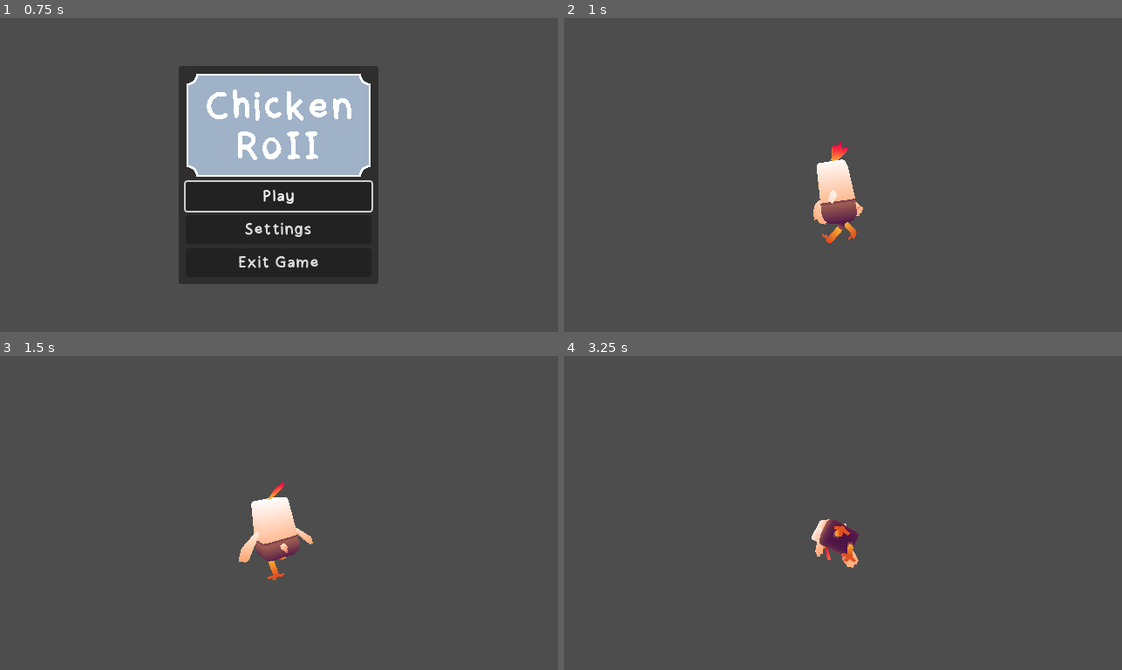
Above: before the commit, frames 1-4 (two rows, left to right).
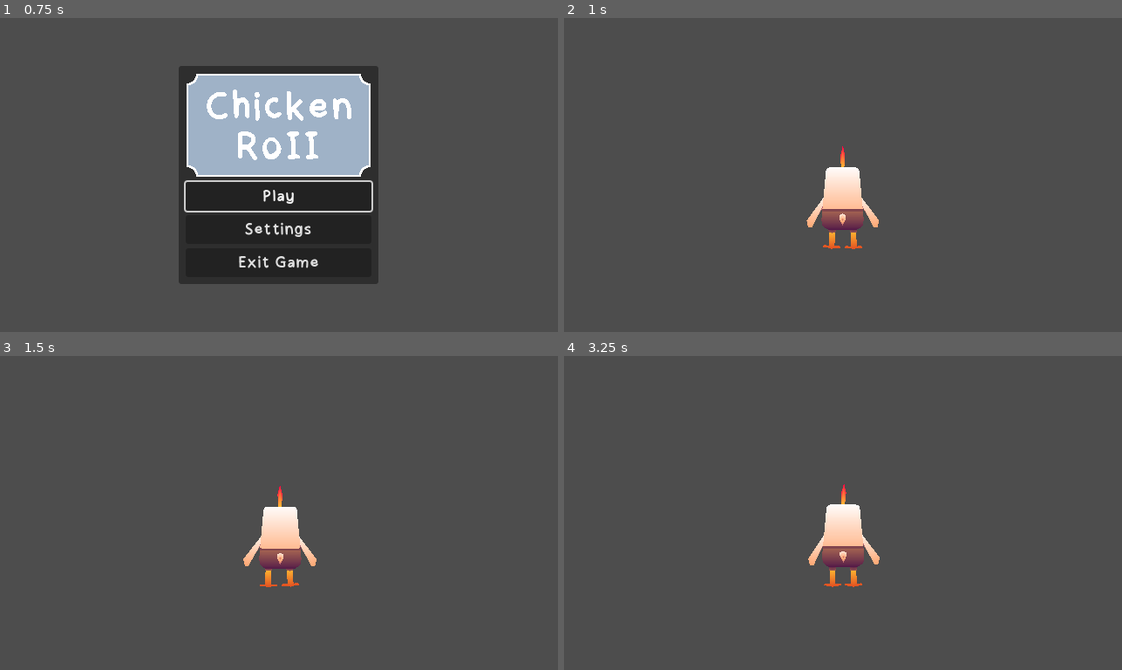
Above: after the commit, the same moments.

Repository: Cucumber-Maki/UoP-2025
Game: Godot game, scene res://scenes/splashScreen/splashScreen.tscn
The game is run twice, just before and just after one commit, with the same random seed, the same clock (stepped at 60 frames per second) and the same inputs.
Inputs (mouse positions are in pixels of both pictures, inside the frame that each line leads up to):
- Up to frame 1 (0.75 s): tap Enter at 0.5 s; move the mouse to (401, 159) at 0.52 s; hold D (player_move_right) from 0.53 s (still down); tap E (player_interact) at 0.6 s
- Up to frame 2 (1 s): keep holding D (player_move_right); tap Space (player_move_jump) at 0.77 s
- Up to frame 3 (1.5 s): move the mouse to (251, 513) at 1.27 s; release D (player_move_right) at 1.28 s; hold W (player_move_forward) from 1.28 s (still down); tap E (player_interact) at 1.35 s
- Up to frame 4 (3.25 s): keep holding W (player_move_forward); tap Space (player_move_jump) at 1.52, 3.02 s; move the mouse to (854, 506) at 2.02 s; tap E (player_interact) at 2.1, 2.85 s; move the mouse to (837, 519) at 2.77 s

Frame 1 is identical in both runs. In frame 2, 1.5% of the frame differs, in the area x 43-57%, y 39-74%; in frame 3, 1.7%; in frame 4, 1.9%, in the area x 43-57%, y 40-74%.
Error after the commit: Parse Error: Identifier "interactableAreas" not declared in the current scope. (res://assets/entities/player/player.gd:72)

Commit message:
refactor: change baseInteractable to interactComponent
changed from an inheritence architecture to a component architecture, we should just need to attach an interactComponent and connect its trigger to whatever function we need running.

Diff:
--- a/assets/entities/baseInteractable/baseInteractable.gd
+++ /dev/null
@@ -1,24 +0,0 @@
-extends Area3D
-class_name BaseInteractable;
-
-func _ready() -> void:
-	add_to_group("Interactables")
-
-
-###########################
-
-# template function, overwrite me!
-func interact() -> void:
-	pass;
-
-###########################
-
-
-func _on_body_entered(body: Node3D) -> void:
-	if body.is_in_group("Player"):
-		body.addInteractableArea(self);
-
-
-func _on_body_exited(body: Node3D) -> void:
-	if body.is_in_group("Player"):
-		body.removeInteractableArea(self);
--- /dev/null
+++ b/assets/entities/baseInteractable/interactComponent.gd
@@ -0,0 +1,25 @@
+extends Area3D
+class_name InteractComponent;
+
+signal interactTrigger();
+
+func _ready() -> void:
+	pass;
+
+###########################
+
+func interact():
+	interactTrigger.emit()
+###########################
+
+
+func _on_body_entered(body: Node3D) -> void:
+	var playerBody := body as Player
+	if playerBody != null:
+		playerBody.addInteractableArea(self);
+
+
+func _on_body_exited(body: Node3D) -> void:
+	var playerBody := body as Player
+	if playerBody != null:
+		playerBody.removeInteractableArea(self);
--- a/assets/entities/baseInteractable/baseInteractable.tscn
+++ b/assets/entities/baseInteractable/interactComponent.tscn
@@ -1,9 +1,9 @@
 [gd_scene load_steps=2 format=3 uid="uid://mrnw8gskf2k5"]
 
-[ext_resource type="Script" uid="uid://en7ok6xt5q5x" path="res://assets/entities/baseInteractable/baseInteractable.gd" id="1_adhkk"]
+[ext_resource type="Script" uid="uid://en7ok6xt5q5x" path="res://assets/entities/baseInteractable/interactComponent.gd" id="1_5i7gg"]
 
-[node name="BaseInteractable" type="Area3D"]
-script = ExtResource("1_adhkk")
+[node name="interactComponent" type="Area3D"]
+script = ExtResource("1_5i7gg")
 
 [connection signal="body_entered" from="." to="." method="_on_body_entered"]
 [connection signal="body_exited" from="." to="." method="_on_body_exited"]
--- a/assets/entities/player/player.gd
+++ b/assets/entities/player/player.gd
@@ -1,4 +1,5 @@
 extends EntityBase
+class_name Player;
 
 ################################################################################
 
@@ -53,24 +54,23 @@
 	handleInteract()
 
 	m_jumpInput = false;
+	m_interactInput = false;
 
 ################################################################################
-# WARNING if there is more than one baseInteractable with intersecting areas,
+# WARNING if there is more than one InteractComponent with intersecting areas,
 # the one entered first should win
-var interactableAreas : Array[Area3D] = [];
+var interactableComponents : Array[InteractComponent] = [];
 
-func addInteractableArea(area : Area3D) -> void:
-	interactableAreas.push_back(area)
+func addInteractableArea(interactable : InteractComponent) -> void:
+	interactableComponents.push_back(interactable)
 
-func removeInteractableArea(area : Area3D) -> void:
-	interactableAreas.erase(area)
+func removeInteractableArea(interactable : InteractComponent) -> void:
+	interactableComponents.erase(interactable)
 
 func handleInteract() -> void:
 	if !m_interactInput: return;
-	m_interactInput = false;
-
-	if interactableAreas.size() > 0:
-		interactableAreas[0].interact();
+	if interactableAreas.size() <= 0: return;
+	interactableAreas[0].interact();
 
 ################################################################################
 
--- a/project.godot
+++ b/project.godot
@@ -52,11 +52,6 @@
 [filesystem]
 
 import/blender/enabled=false
-
-[global_group]
-
-Interactables=""
-Player=""
 
 [input]
 
Renamed: assets/entities/baseInteractable/baseInteractable.gd.uid -> assets/entities/baseInteractable/interactComponent.gd.uid
